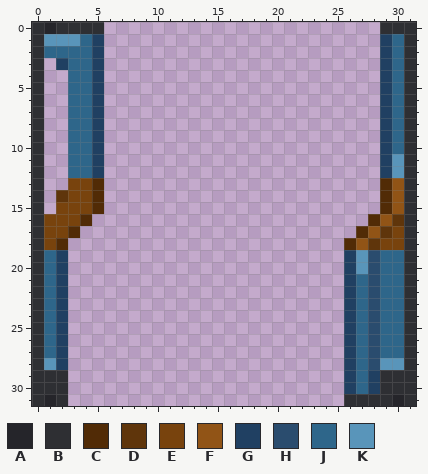
Two states of a pixel-art sprite, Resources/Textures/ADT/Structures/Doors/Airlocks/Glass/qm.rsi/open.png. Above: the version before the commit.
The file is 32x32 pixels.
Palette (. is transparent): A #25252a  B #2e2f33  C #512b06  D #5f350b  E #78430d  F #915416  G #204062  H #2a4c6e  J #2e668a  K #5995ba
After:
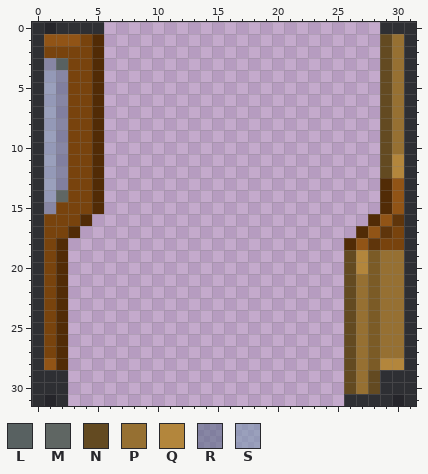
Colours new in this view: L #586161  M #5f6663  N #634a21  P #967032  Q #b3863c  R #51668187  S #7797af8a
Edits made:
@@ palette @@
-H #2a4c6e
+H #7b5b26
@@ x 0..31 @@
  0 BABBBB.......................BBB
- 1 BKKKJG.......................GJB
- 2 BJJJJG.......................GJB
- 3 B.GJJG.......................GJB
- 4 B..JJG.......................GJB
- 5 B..JJG.......................GJB
- 6 B..JJG.......................GJB
- 7 B..JJG.......................GJB
- 8 B..JJG.......................GJB
- 9 B..JJG.......................GJB
-10 B..JJG.......................GJB
-11 B..JJG.......................GKB
-12 B..JJG.......................GKB
-13 B..EEC.......................CFB
-14 B.DEEC.......................CFB
-15 B.EEEC.......................CFB
+ 1 BFFFEC.......................NPB
+ 2 BEEEEC.......................NPB
+ 3 BRLEEC.......................NPB
+ 4 BSREEC.......................NPB
+ 5 BSREEC.......................NPB
+ 6 BSREEC.......................NPB
+ 7 BSREEC.......................NPB
+ 8 BSREEC.......................NPB
+ 9 BSREEC.......................NPB
+10 BSREEC.......................NPB
+11 BSREEC.......................NQB
+12 BSREEC.......................NQB
+13 BSREEC.......................CFB
+14 BSMEEC.......................CFB
+15 BREEEC.......................CFB
 16 BEEEC.......................CFDB
@@ x 0..31 @@
 18 BEC.......................CFDEEB
-19 BJG.......................GKHJJB
-20 BJG.......................GKHJJB
-21 BJG.......................GJHJJB
-22 BJG.......................GJHJJB
-23 BJG.......................GJHJJB
-24 BJG.......................GJHJJB
-25 BJG.......................GJHJJB
-26 BJG.......................GJHJJB
-27 BJG.......................GJHJJB
-28 BKG.......................GJHKKB
-29 BBB.......................GJGBBB
-30 BBB.......................GJGBBB
+19 BEC.......................NQHPPB
+20 BEC.......................NQHPPB
+21 BEC.......................NPHPPB
+22 BEC.......................NPHPPB
+23 BEC.......................NPHPPB
+24 BEC.......................NPHPPB
+25 BEC.......................NPHPPB
+26 BEC.......................NPHPPB
+27 BEC.......................NPHPPB
+28 BFC.......................NPHQQB
+29 BBB.......................NPNBBB
+30 BBB.......................NPNBBB
 31 BAB.......................BBBBAB
Pixel boxes of the changes (left, top, right, bottom) in both pictures:
changed: (44, 34, 104, 370)
changed: (380, 34, 404, 178)
changed: (344, 250, 404, 394)
